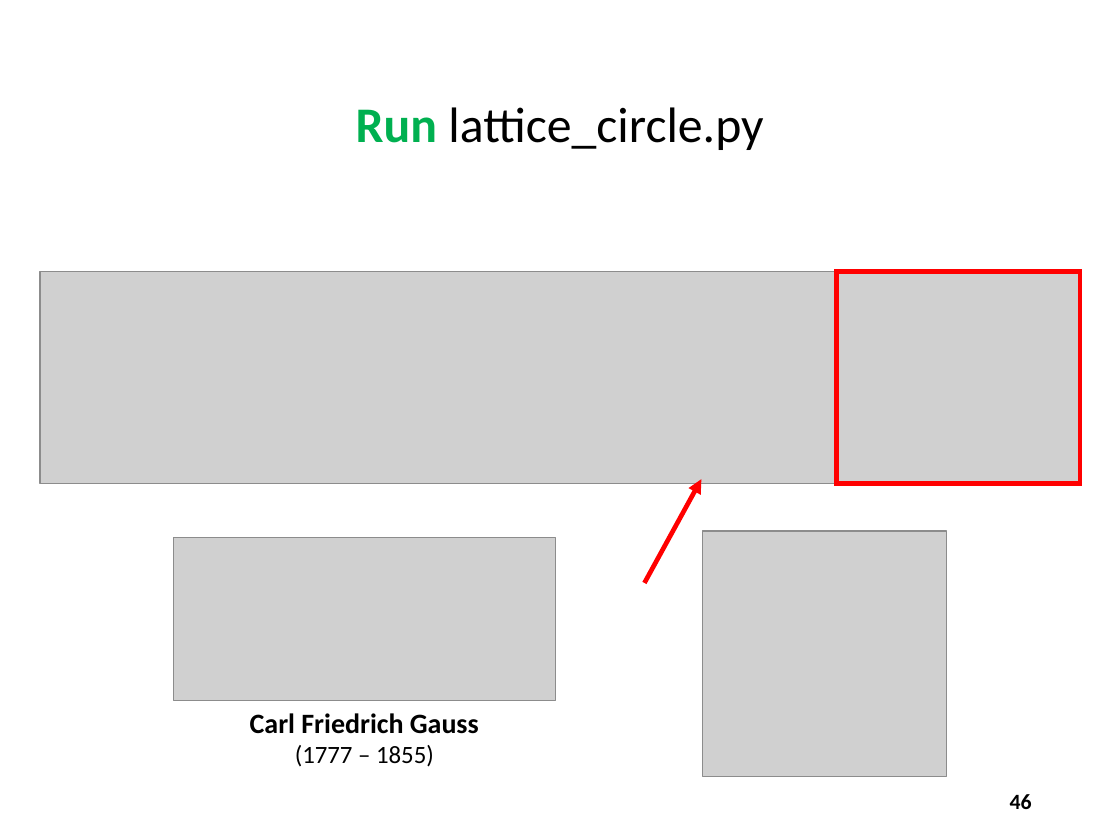
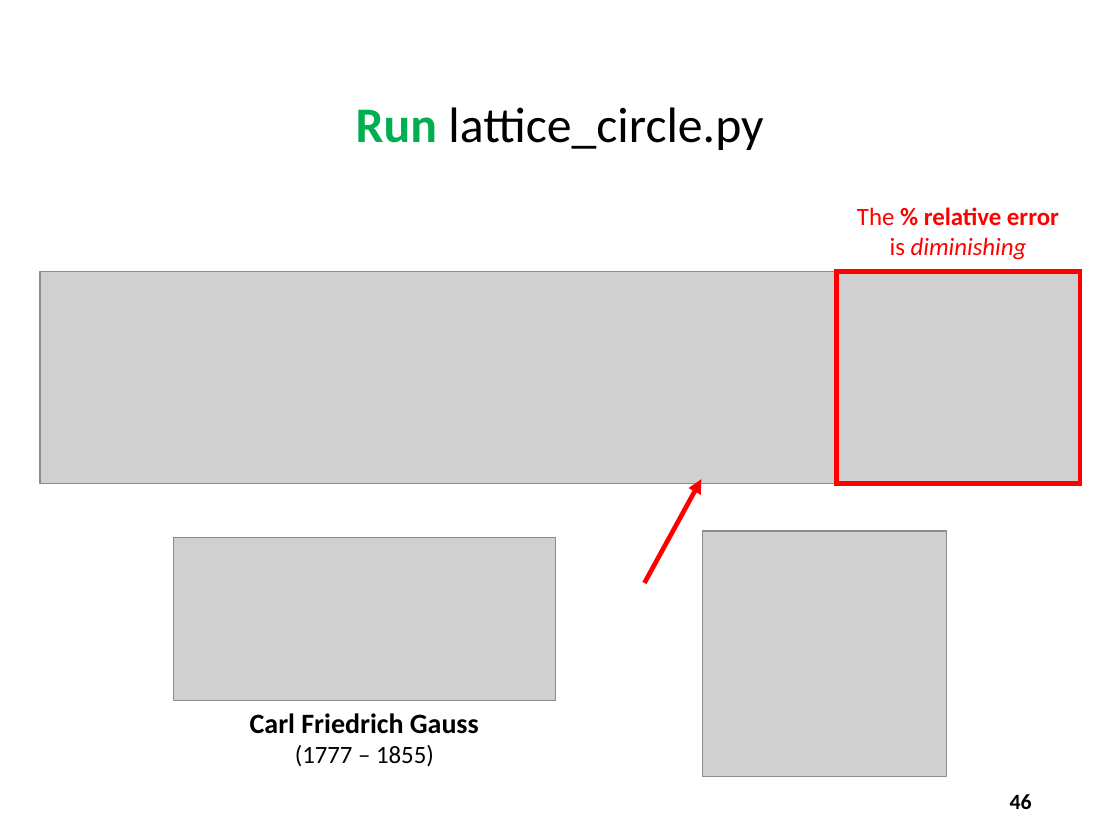
Before and after one commit to dbiersach/scicomp101, a slide deck: slide 46 of Session 07 - Probability and Statistics/Session 07 - Probability and Statistics.pptx. Drawn at 1120x840 pixels with LibreOffice and Linux fonts; fonts in the diff are those of the drawing; grey boxes stand for pictures. Boxes give left, top, right and bottom in pixels: in the first picture for what was removed or moved away, otherwise in the second. Text is boxed around its words. In the diff, an @@ line names an element or a change of style, - is before the commit and + after.

```diff
--- a/Session 07 - Probability and Statistics/Session 07 - Probability and Statistics.pptx
+++ b/Session 07 - Probability and Statistics/Session 07 - Probability and Statistics.pptx
@@ text added at [857, 207, 1059, 260], 16 pt, text #FF0000 @@
+The % relative error is diminishing
```
Also in this commit, not shown: 1 other slide changed.
